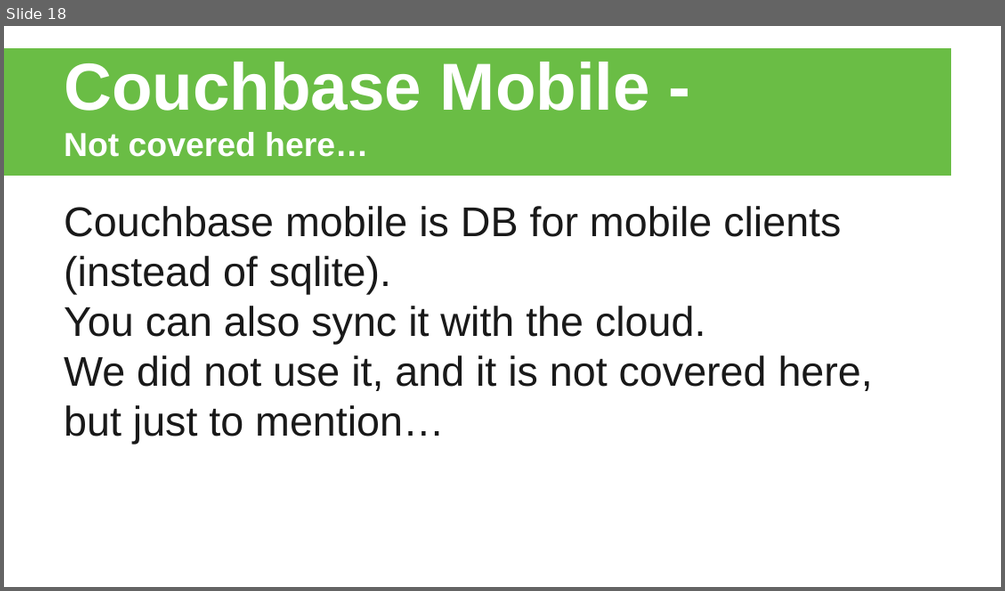
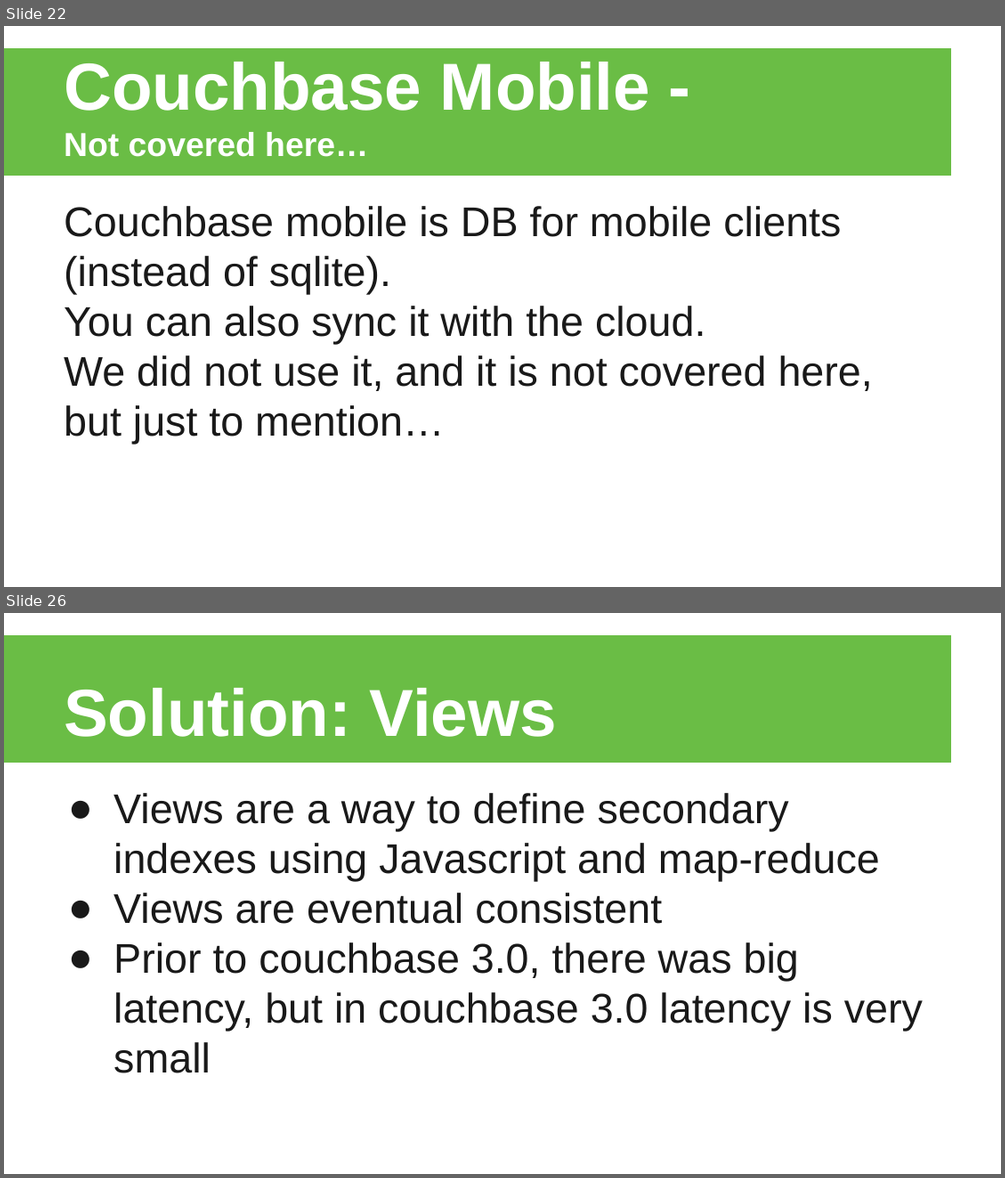
Before and after one commit to ekeydar/cb-mesh, a slide deck: slides/slides.pptx. Shown one above the other, each under a label of ours: slide 18 before the commit, slides 22 and 26 after it; the slides between them are not shown. The pictures are 1005x591 and 1005x1178 pixels, drawn with LibreOffice and Linux fonts; fonts in the diff are those of the drawing; background and template pictures are left out. Boxes give left, top, right and bottom in pixels: in the first picture for what was removed or moved away, otherwise in the second. Text is boxed around its words. In the diff, an @@ line names an element or a change of style, - is before the commit and + after.

```diff
--- a/slides/slides.pptx
+++ b/slides/slides.pptx
@@ slide 26 added at (4, 613, 1001, 1174), background #FFFFFF; not listed: 1 template element that a slide beside it also shows @@
@@ title added at (64, 688, 557, 737), 48 pt, text #FFFFFF, bold @@
+Solution: Views
@@ text added at (113, 793, 922, 1073), 30 pt, text #191919 @@
+● Views are a way to define secondary indexes using Javascript and map-reduce
+● Views are eventual consistent
+● Prior to couchbase 3.0, there was big latency, but in couchbase 3.0 latency is very small
@@ what was slide 18 is now slide 22 @@
```
Also in this commit, not shown: 3 slides changed, 10 other slides added, 1 slide removed.
